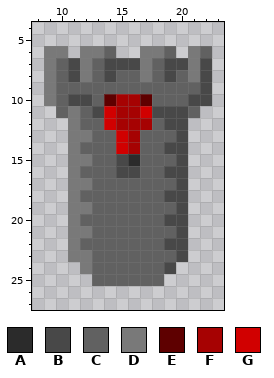
Two states of a pixel-art sprite, sprites/tower1_red.png. Above: the version before the commit.
The file is 32x32 pixels. Shown: x 8..23, y 4..27. The old version is drawn lined up with the new one.
Palette (. is transparent): A #2b2b2b  B #484848  C #616161  D #797979  E #5e0000  F #a60202  G #d10000
Pixels before, first column x 9:
 6 DD.DDC..DDC.DC
 7 DCBDCBBBDCBBDB
 8 DCBDCBCCDCBCDB
 9 DCCCCCCCCCCCCB
10 DCBBCEFFECCCBB
11 .CDCBGFFGBBBC.
12 ..DCCGFFFCBB..
13 ..DDCCGFCCCB..
14 ..DCCCGFCCBB..
15 ..DDCCBACCCB..
16 ..DCCCBBCCBB..
17 ..DDCCCCCCCB..
18 ..DCCCCCCCBB..
19 ..DDCCCCCCCB..
20 ..DCCCCCCCBB..
21 ..DDCCCCCCCB..
22 ..DCCCCCCCBB..
23 ..DDCCCCCCCB..
24 ...DCCCCCCB...
25 ....CCCCCC....
Now the later version:
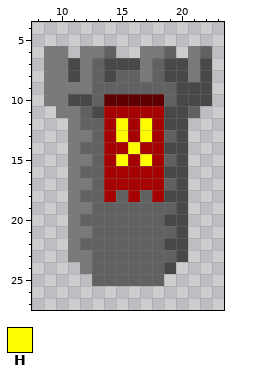
Colours new in this view: H #fffb00
From old to new:
whole drawing moved by +0,-4 (the old picture is shown already moved)
Changed rows in their new state; - is an unchanged pixel.
first column x 10:
 7 D-----------
 8 D---------B-
 9 DDD-------BB
10 D----EE-E-B-
11 D---F--FF---
12 ----FH-HF---
13 ----FH-HF---
14 ----FFHFF---
15 ----FHFHF---
16 ----FFFFF---
17 ----FFFFF---
18 ----F-F-F---
Where, in picture pixels (left, top, right, bottom), the same in both pictures:
changed: (56, 58, 200, 202)
